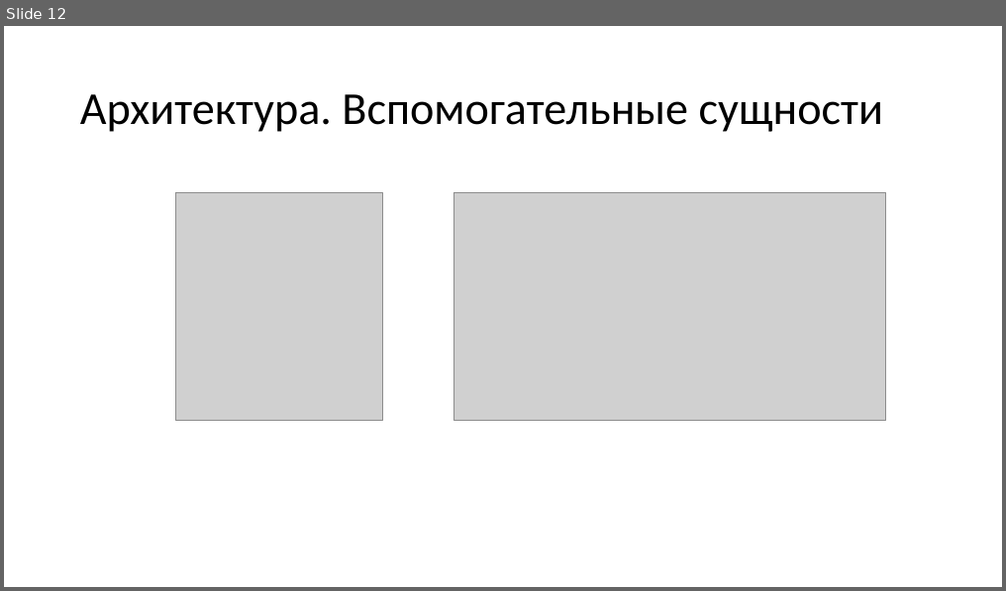
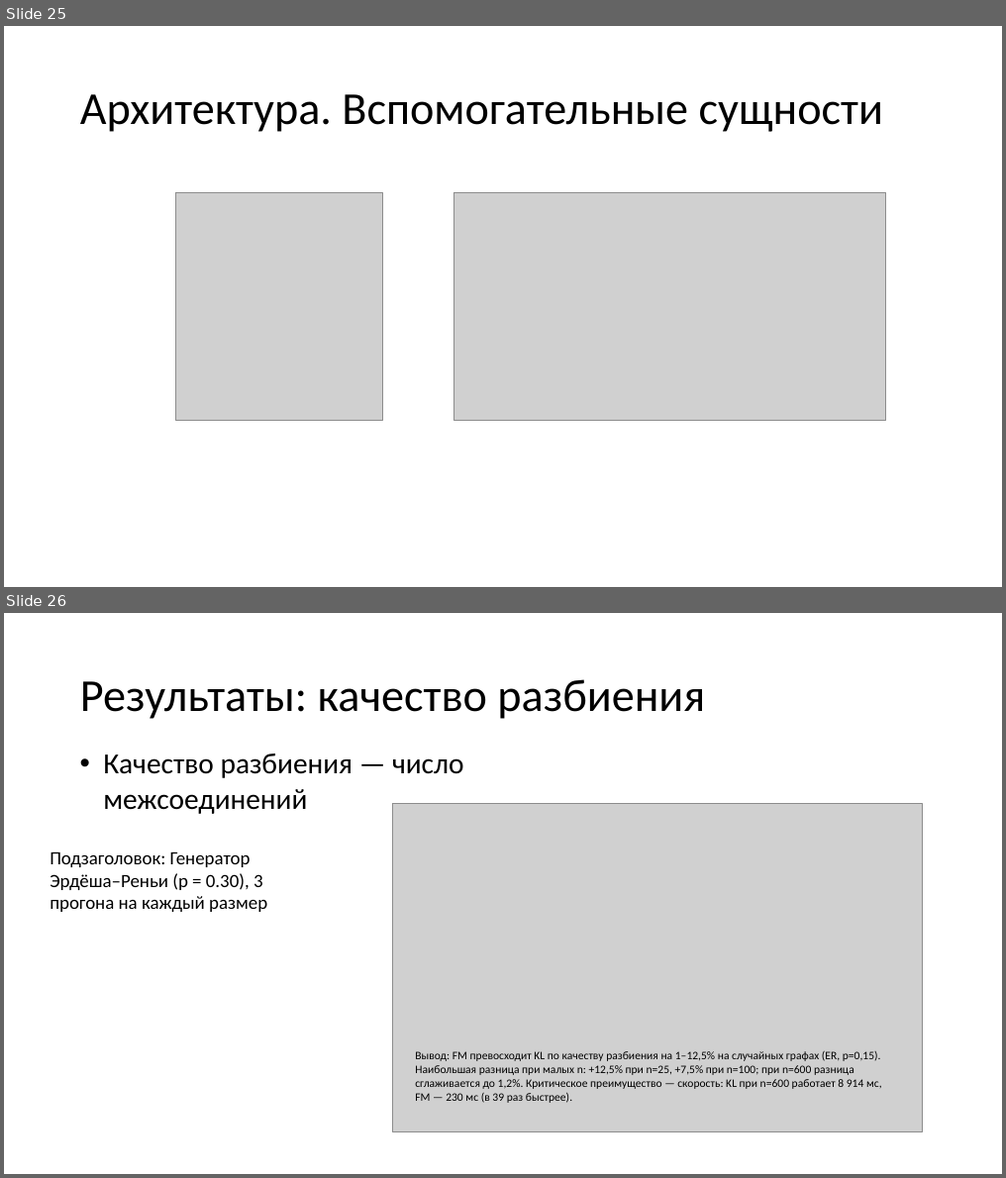
Before and after one commit to Sergho/circuits, a slide deck: presentation/presentation.pptx. Shown one above the other, each under a label of ours: slide 12 before the commit, slides 25 and 26 after it. The pictures are 1006x591 and 1006x1178 pixels, drawn with LibreOffice and Linux fonts; fonts in the diff are those of the drawing; grey boxes stand for pictures. Boxes give left, top, right and bottom in pixels: in the first picture for what was removed or moved away, otherwise in the second. Text is boxed around its words. In the diff, an @@ line names an element or a change of style, - is before the commit and + after.

```diff
--- a/presentation/presentation.pptx
+++ b/presentation/presentation.pptx
@@ slide 26 added at (4,613,1002,1174), background #FFFFFF @@
@@ title added at (80,679,705,719), 44 pt, text #000000 @@
+Результаты: качество разбиения
@@ text added at (103,754,464,814), 28 pt, text #000000 @@
+• Качество разбиения — число межсоединений
@@ picture added at (392,803,922,1133) @@
@@ text added at (50,853,267,912), 18 pt, text #000000 @@
+Подзаголовок: Генератор Эрдёша–Реньи (p = 0.30), 3 прогона на каждый размер
@@ text added at (415,1052,882,1103), 11 pt, text #000000 @@
+Вывод: FM превосходит KL по качеству разбиения на 1–12,5% на случайных графах (ER, p=0,15). Наибольшая разница при малых n: +12,5% при n=25, +7,5% при n=100; при n=600 разница сглаживается до 1,2%. Критическое преимущество — скорость: KL при n=600 работает 8 914 мс, FM — 230 мс (в 39 раз быстрее).
@@ what was slide 12 is now slide 25 @@
```
Also in this commit, not shown: 7 slides changed, 9 other slides added, 2 slides removed.
